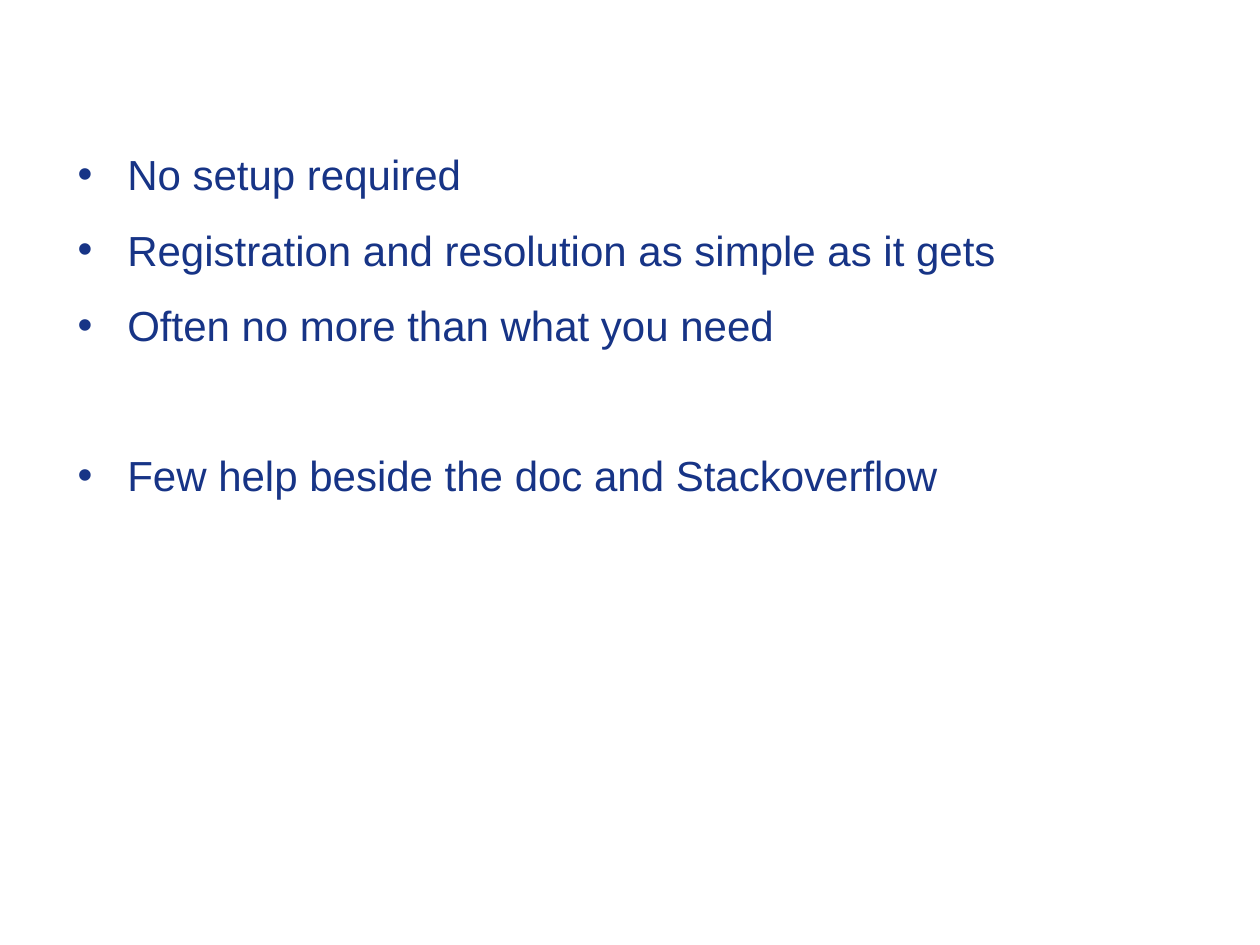
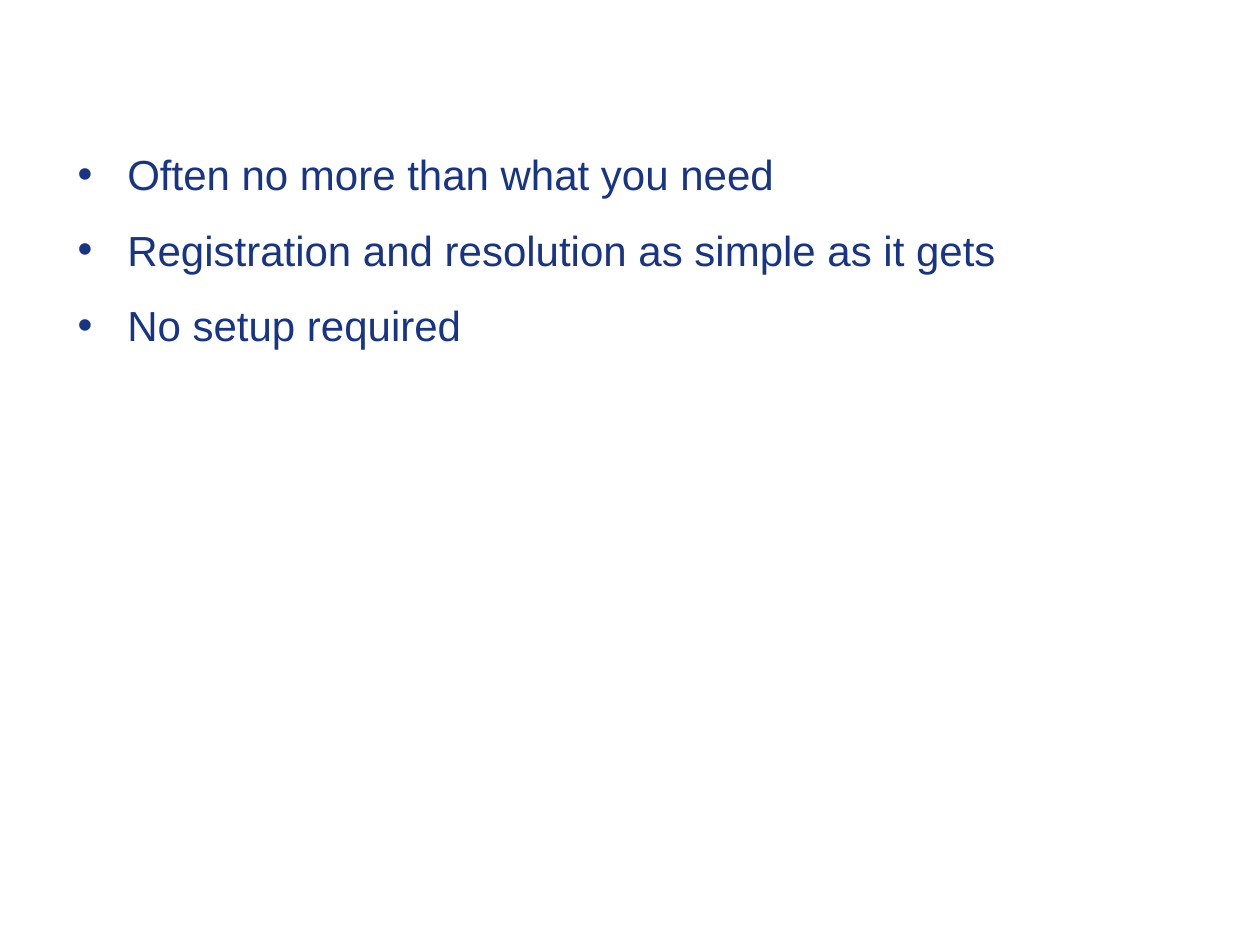
Before and after one commit to Timothep/MarathonWOShoes, a slide deck: slide 42 of BarefootMarathon.odp. Drawn at 1260x945 pixels with LibreOffice and Linux fonts; fonts in the diff are those of the drawing; background and template pictures are left out. Boxes give left, top, right and bottom in pixels: in the first picture for what was removed or moved away, otherwise in the second. Text is boxed around its words. In the diff, an @@ line names an element or a change of style, - is before the commit and + after.

```diff
--- a/BarefootMarathon.odp
+++ b/BarefootMarathon.odp
@@ text at <box>127,159,995,274</box>: paragraphs added @@
+• Often no more than what you need
+• Registration and resolution as simple as it gets
@@ text at <box>127,235,995,500</box>: paragraphs removed @@
-• Registration and resolution as simple as it gets
-• Often no more than what you need
-• Few help beside the doc and Stackoverflow
```
Also in this commit, not shown: 7 other slides changed, 2 other files.
